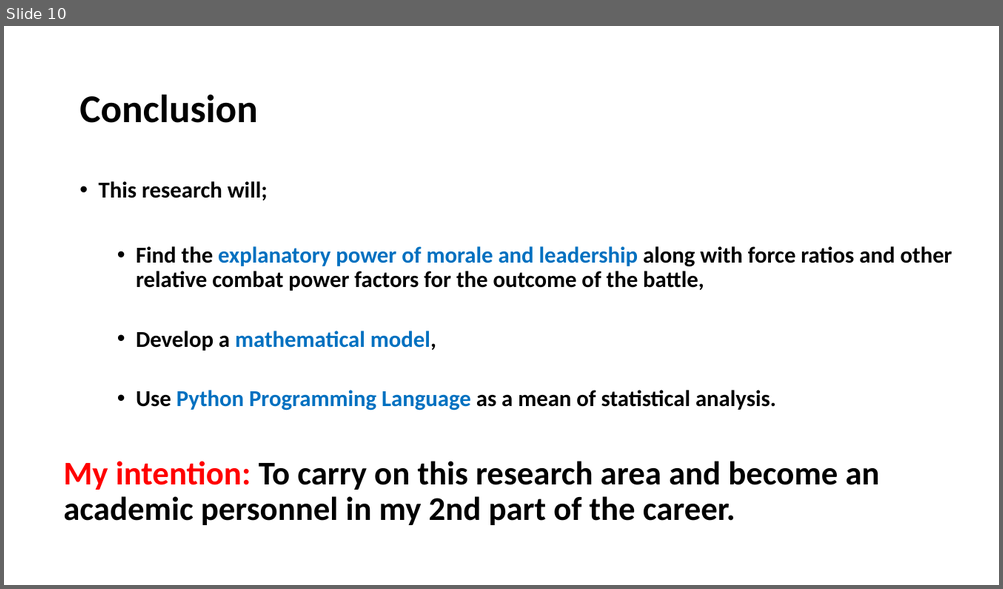
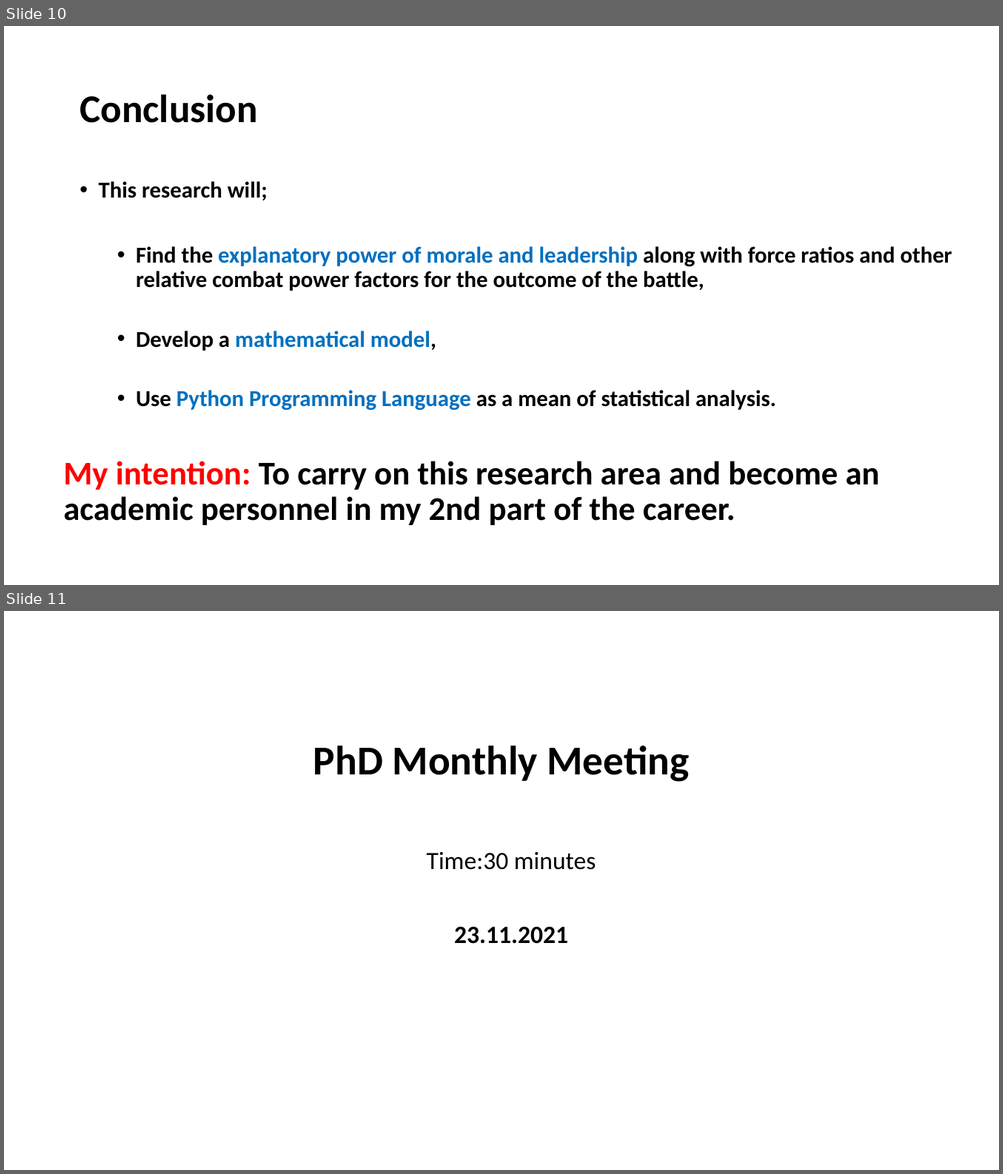
Before and after one commit to GurkanGitHub/PhD, a slide deck: PhD Discussion.pptx. Shown one above the other, each under a label of ours: slide 10 before the commit, slides 10 and 11 after it. The pictures are 1003x589 and 1003x1174 pixels, drawn with LibreOffice and Linux fonts; fonts in the diff are those of the drawing. Boxes give left, top, right and bottom in pixels: in the first picture for what was removed or moved away, otherwise in the second. Text is boxed around its words. In the diff, an @@ line names an element or a change of style, - is before the commit and + after.

```diff
--- a/PhD Discussion.pptx
+++ b/PhD Discussion.pptx
@@ slide 11 added at (4,611,999,1170), background #FFFFFF @@
@@ title added at (313,746,688,782), 39.6 pt, text #000000, bold @@
+PhD Monthly Meeting
@@ subtitle added at (427,852,596,944), 24 pt, text #000000 @@
+Time:30 minutes
+23.11.2021
```
Also in this commit, not shown: 7 other slides added, 4 other files.
